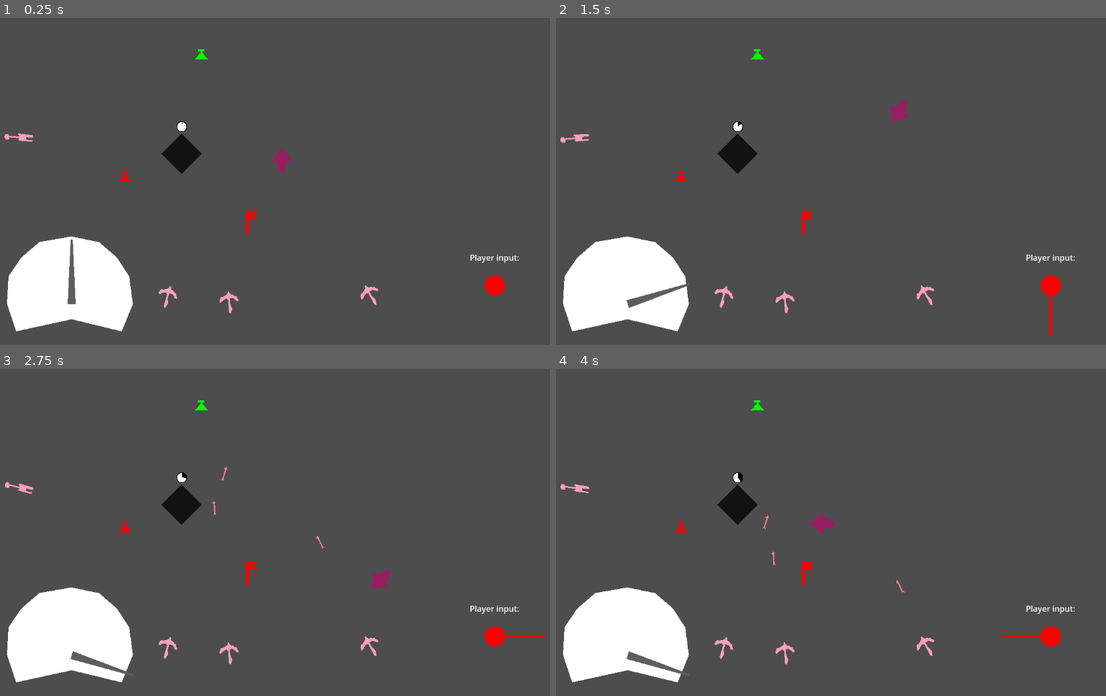
Above: before the commit, frames 1-4 (two rows, left to right).
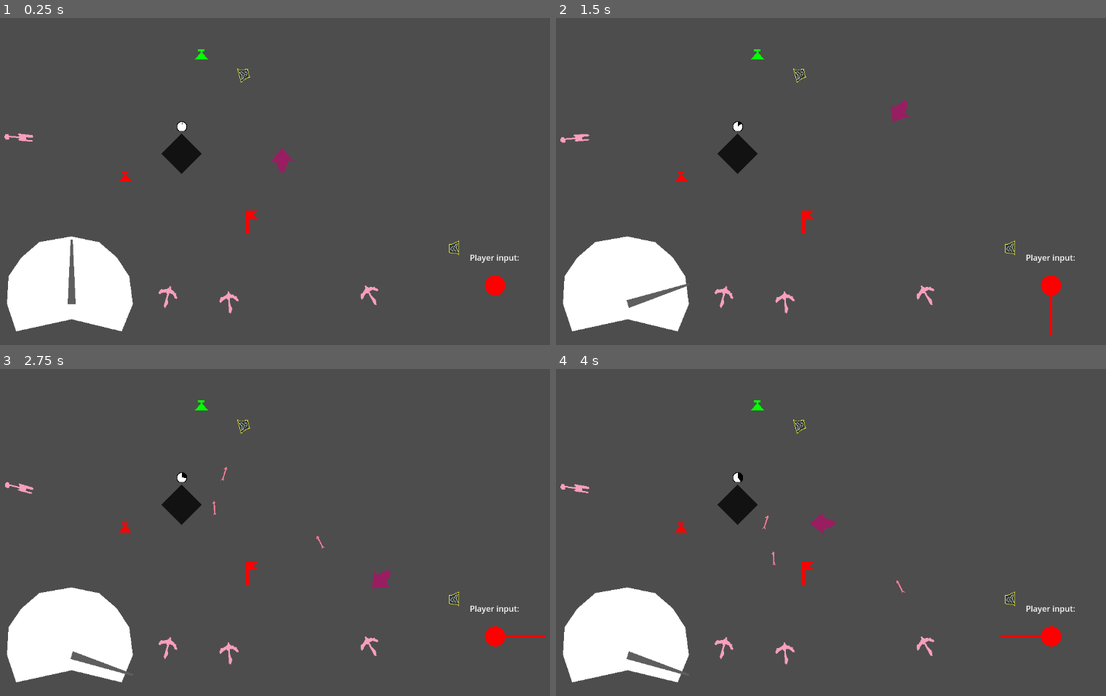
Above: after the commit, the same moments.

Repository: IwailerI/micro-jam-colors
Game: Godot game, scene res://scenes/level/level.tscn
Two runs of this game, one before a commit and one after it. Both use one fixed random seed, a clock stepped at 60 frames per second and the inputs below.
Inputs:
- Up to frame 1 (0.25 s): no input
- Up to frame 2 (1.5 s): hold D (movement_right) 0.53-1.28 s; hold Space (throttle) 0.53-1.28 s; hold S (movement_down) from 1.28 s (still down); tap Space (throttle) at 1.35 s
- Up to frame 3 (2.75 s): release S (movement_down) at 2.03 s; hold D (movement_right) from 2.03 s (still down); hold Space (throttle) from 2.03 s (still down)
- Up to frame 4 (4 s): release D (movement_right) at 2.78 s; release Space (throttle) at 2.78 s; hold W (movement_up) 2.78-3.53 s; tap Space (throttle) at 2.85 s; hold A (movement_left) from 3.53 s (still down); hold Space (throttle) from 3.53 s (still down)

The runs differ from the first frame. In frame 1, 0.1% of the frame differs, in the area x 43-84%, y 15-73%; in frame 2, 0.1%; in frame 3, 0.1%; in frame 4, 0.1%.

Commit message:
implemented ramp

Diff:
--- a/objects/player/player.gd
+++ b/objects/player/player.gd
@@ -11,6 +11,11 @@
 @export var throttle_acceleration: float = 50.0
 @export var passive_acceleration: float = -25.0 # deceleration when not pressing throttle
 
+@export_category("Ramping")
+@export var ramping_time: float = 1.0
+@export var ramping_speed: float = 500.0
+@export_flags_2d_physics var ramping_collision: int = 1
+
 @onready var radius := ($CollisionShape2D.shape as CircleShape2D).radius
 @onready var sprite: Node2D = $Polygon2D
 @onready var speed: float = base_speed
@@ -18,10 +23,15 @@
 var direction: float = -PI * 0.5
 var alive := true
 var death_time := 0 # Millisecond ticks
+var ramping := false
+
 
 func _physics_process(delta: float) -> void:
 	if alive:
-		_alive_movement(delta)
+		if ramping:
+			_ramping_movement(delta)
+		else:
+			_alive_movement(delta)
 	else:
 		_dead_movement(delta)
 
@@ -71,6 +81,23 @@
 		die()
 
 
+func _ramping_movement(delta: float) -> void:
+	sprite.rotation = direction + PI * 0.5
+
+	var left := ramping_speed * delta
+
+	for i: int in 32:
+		var col := move_and_collide(Vector2.from_angle(direction) * left)
+		if col == null:
+			break
+
+		var normal := col.get_normal()
+		global_position = col.get_position() + radius * normal
+
+		direction = col.get_remainder().bounce(normal).angle()
+		left = col.get_remainder().length()
+
+
 func _dead_movement(delta: float) -> void:
 	velocity = velocity.move_toward(Vector2.ZERO, death_accel * delta)
 	for i: int in 32:
@@ -86,6 +113,9 @@
 
 
 func die(vel := Vector2.ZERO) -> void:
+	if ramping:
+		return # do not case ¯\_(ツ)_/¯
+
 	if not alive:
 		return
 
@@ -96,3 +126,22 @@
 		velocity = vel
 	death_time = Time.get_ticks_msec()
 	died.emit()
+
+
+func do_ramp() -> void:
+	if ramping:
+		return
+	ramping = true
+
+	var was := collision_mask
+	set_deferred("collision_mask", ramping_collision)
+	var t := create_tween().set_ease(Tween.EASE_IN_OUT).set_trans(Tween.TRANS_SINE).chain()
+	t.tween_property(sprite, "scale", Vector2.ONE * 1.5, 0.5)
+	t.tween_interval(ramping_time - 1.0)
+	t.tween_property(sprite, "scale", Vector2.ONE, 0.5)
+
+	await get_tree().create_timer(ramping_time).timeout
+
+	ramping = false
+	set_deferred("collision_mask", was)
+	create_tween().set_ease(Tween.EASE_IN).set_trans(Tween.TRANS_QUART).tween_property(sprite, "scale", Vector2.ONE, 0.5)
--- a/objects/player/player.tscn
+++ b/objects/player/player.tscn
@@ -10,6 +10,7 @@
 collision_mask = 6
 script = ExtResource("1_cqmt1")
 rotation_speed = 10.13
+ramping_collision = 8
 
 [node name="Polygon2D" type="Polygon2D" parent="."]
 position = Vector2(-0.366638, 0.869293)
--- /dev/null
+++ b/objects/ramp/ramp.gd
@@ -0,0 +1,16 @@
+extends StaticBody2D
+
+
+@onready var trigger: Area2D = $Trigger
+
+
+func _ready() -> void:
+    trigger.body_entered.connect(_on_body_entered)
+
+
+func _on_body_entered(b: Node2D) -> void:
+    var p := b as Player
+    if p == null:
+        return
+
+    p.do_ramp()
--- /dev/null
+++ b/objects/ramp/ramp.tscn
@@ -0,0 +1,47 @@
+[gd_scene load_steps=6 format=3 uid="uid://dp6usse28mhgw"]
+
+[ext_resource type="Texture2D" uid="uid://c5nv645uriap3" path="res://assets/tmp/ramp.png" id="1_m1r73"]
+[ext_resource type="Script" uid="uid://d2jiqgkwlgtab" path="res://objects/ramp/ramp.gd" id="1_u5fcm"]
+
+[sub_resource type="RectangleShape2D" id="RectangleShape2D_m1r73"]
+size = Vector2(18, 5)
+
+[sub_resource type="RectangleShape2D" id="RectangleShape2D_u5fcm"]
+size = Vector2(20.5083, 4.09808)
+
+[sub_resource type="RectangleShape2D" id="RectangleShape2D_xbh34"]
+size = Vector2(14, 9)
+
+[node name="Ramp" type="StaticBody2D"]
+collision_layer = 2
+collision_mask = 0
+script = ExtResource("1_u5fcm")
+
+[node name="Sprite2D" type="Sprite2D" parent="."]
+texture = ExtResource("1_m1r73")
+
+[node name="CollisionShape2D" type="CollisionShape2D" parent="."]
+position = Vector2(0, -7.5)
+shape = SubResource("RectangleShape2D_m1r73")
+one_way_collision = true
+
+[node name="CollisionShape2D2" type="CollisionShape2D" parent="."]
+position = Vector2(9, 1)
+rotation = 1.0472
+shape = SubResource("RectangleShape2D_u5fcm")
+one_way_collision = true
+
+[node name="CollisionShape2D3" type="CollisionShape2D" parent="."]
+position = Vector2(-9, 1)
+rotation = -1.0472
+shape = SubResource("RectangleShape2D_u5fcm")
+one_way_collision = true
+
+[node name="Trigger" type="Area2D" parent="."]
+collision_layer = 0
+monitorable = false
+
+[node name="CollisionShape2D" type="CollisionShape2D" parent="Trigger"]
+position = Vector2(0, -0.5)
+shape = SubResource("RectangleShape2D_xbh34")
+debug_color = Color(0, 0.951565, 0.678064, 0.42)
--- a/project.godot
+++ b/project.godot
@@ -77,6 +77,7 @@
 2d_physics/layer_1="Player"
 2d_physics/layer_2="Environment"
 2d_physics/layer_3="Hazard"
+2d_physics/layer_4="WorldBoundary"
 throttle={
 "deadzone": 0.2,
 "events": [Object(InputEventKey,"resource_local_to_scene":false,"resource_name":"","device":-1,"window_id":0,"alt_press …(191 unchanged characters)…
--- a/scenes/level/level.tscn
+++ b/scenes/level/level.tscn
@@ -9,6 +9,7 @@
 [ext_resource type="PackedScene" uid="uid://bt0stmwrnku5k" path="res://objects/brewing_stand/brewing_stand.tscn" id="6_wcngd"]
 [ext_resource type="PackedScene" uid="uid://dwffie5p7ox4j" path="res://objects/crossbow/crossbow.tscn" id="7_xv074"]
 [ext_resource type="PackedScene" uid="uid://skitiu8xadwy" path="res://objects/catapult/catapult.tscn" id="8_sytrn"]
+[ext_resource type="PackedScene" uid="uid://dp6usse28mhgw" path="res://objects/ramp/ramp.tscn" id="10_tf2q7"]
 
 [sub_resource type="WorldBoundaryShape2D" id="WorldBoundaryShape2D_jww0w"]
 
@@ -53,13 +54,14 @@
 
 [node name="Player" parent="." instance=ExtResource("1_jww0w")]
 position = Vector2(591, 333)
+collision_mask = 14
 base_speed = 200.0
 max_speed = 400.0
 throttle_acceleration = 1000.0
 passive_acceleration = -1000.0
 
 [node name="WorldBorder" type="StaticBody2D" parent="."]
-collision_layer = 2
+collision_layer = 10
 collision_mask = 0
 
 [node name="Up" type="CollisionShape2D" parent="WorldBorder"]
@@ -113,3 +115,11 @@
 
 [node name="Catapult" parent="." instance=ExtResource("8_sytrn")]
 position = Vector2(82, 238)
+
+[node name="Ramp" parent="." instance=ExtResource("10_tf2q7")]
+position = Vector2(932, 456)
+rotation = 4.71238
+
+[node name="Ramp2" parent="." instance=ExtResource("10_tf2q7")]
+position = Vector2(516, 112)
+rotation = 7.59217
Binary file added: assets/tmp/ramp.png
Not shown, added: assets/tmp/ramp.png.import
Not shown, added: objects/ramp/ramp.gd.uid
Not shown: 1 places in scenes/level/level.tscn that only renumber resources
